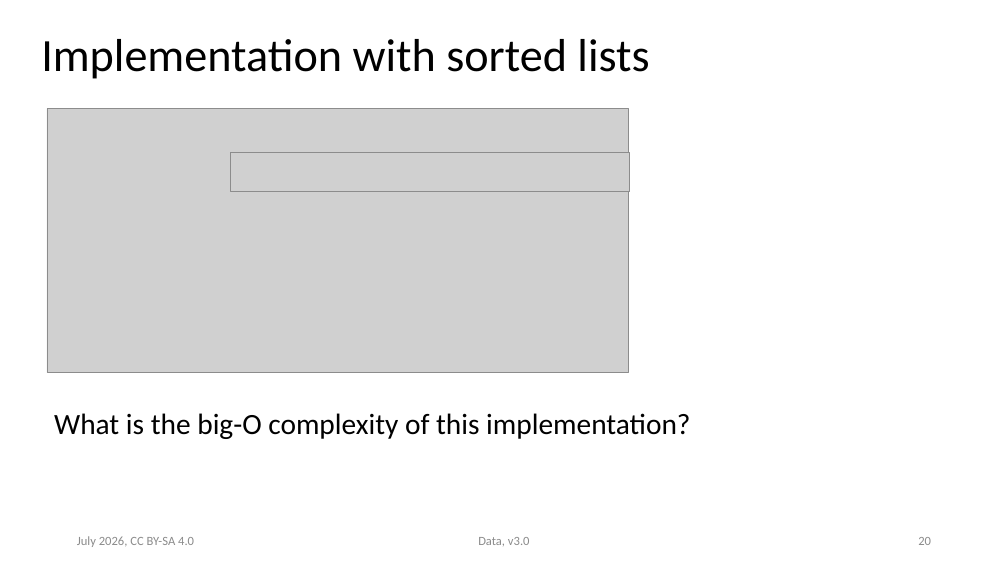
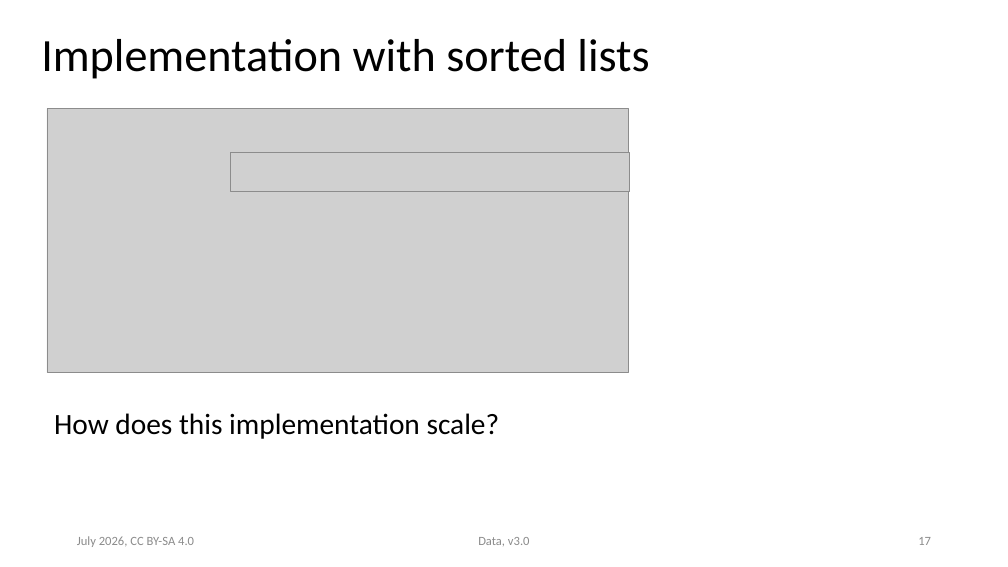
Before and after one commit to ASPP/data_class, a slide deck: slide 17 of data.pptx (slide 20 before the commit). Drawn at 1008x567 pixels with LibreOffice and Linux fonts; fonts in the diff are those of the drawing; grey boxes stand for pictures. Boxes give left, top, right and bottom in pixels: in the first picture for what was removed or moved away, otherwise in the second. Text is boxed around its words. In the diff, an @@ line names an element or a change of style, - is before the commit and + after.

```diff
--- a/data.pptx
+++ b/data.pptx
@@ text at [54, 413, 500, 439]: text changed @@
-What is the big-O complexity of this implementation?
+How does this implementation scale?
@@ page number at [918, 537, 931, 545]: text changed @@
-20
+17
```
Also in this commit, not shown: 12 other slides changed, 1 slide added, 2 slides removed, 3 other files.
